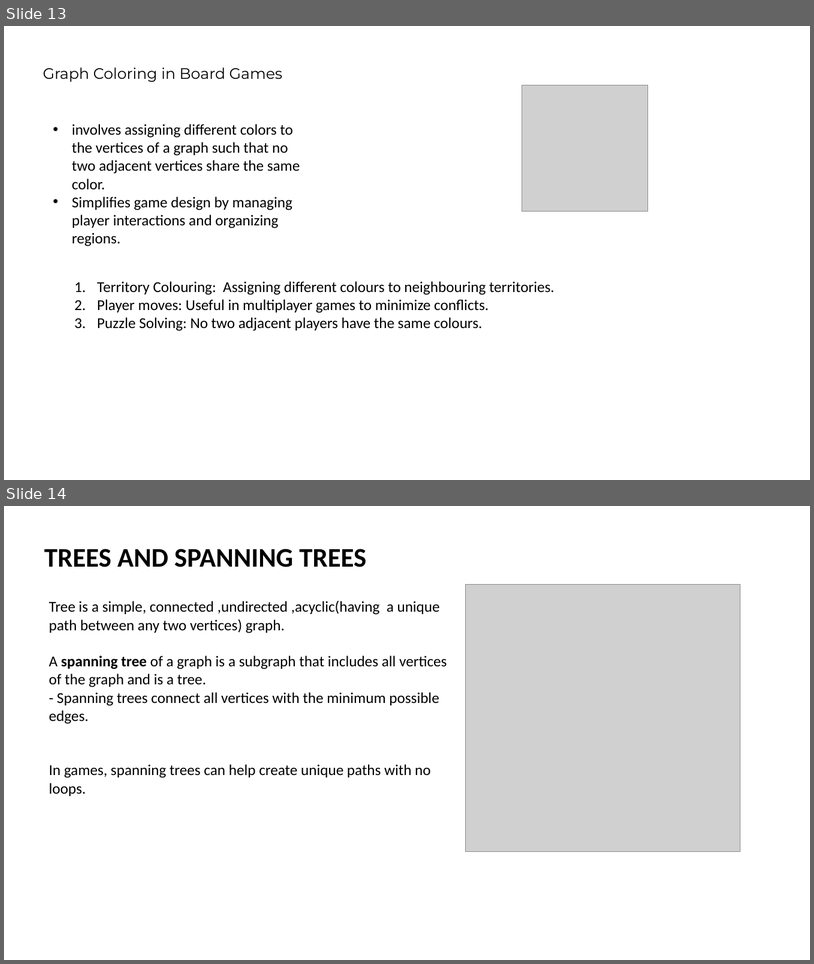
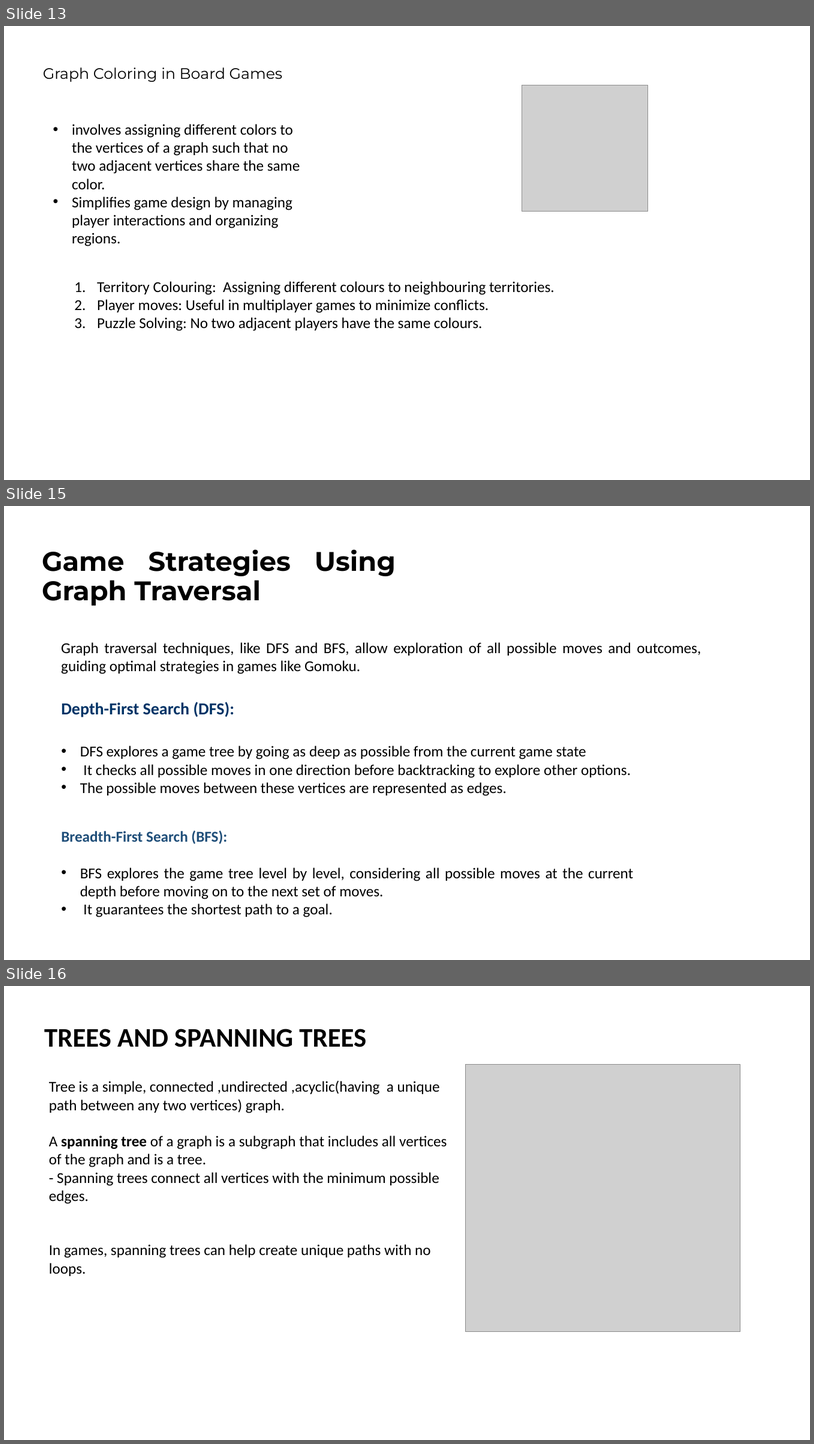
Before and after one commit to ibmbt/group5_graphtheory, a slide deck: group5_graphtheory.pptx. Shown one above the other, each under a label of ours: slides 13 and 14 before the commit, slides 13, 15 and 16 after it; the slides between them are not shown. The pictures are 814x964 and 814x1444 pixels, drawn with LibreOffice and Linux fonts; fonts in the diff are those of the drawing; grey boxes stand for pictures. Boxes give left, top, right and bottom in pixels: in the first picture for what was removed or moved away, otherwise in the second. Text is boxed around its words. In the diff, an @@ line names an element or a change of style, - is before the commit and + after.

Commit message:
Update group5_graphtheory.pptx
Uploaded slides about  algorithms like DFS and BFS

```diff
--- a/group5_graphtheory.pptx
+++ b/group5_graphtheory.pptx
@@ slide 15 added at (x1=4, y1=506, x2=810, y2=960), background #FFFFFF @@
@@ title added at (x1=42, y1=549, x2=396, y2=606), 32 pt, text #000000, bold @@
+Game Strategies Using Graph Traversal
@@ text added at (x1=61, y1=642, x2=701, y2=674), 18 pt, text #000000 @@
+Graph traversal techniques, like DFS and BFS, allow exploration of all possible moves and outcomes, guiding optimal strategies in games like Gomoku.
@@ text added at (x1=61, y1=702, x2=235, y2=717), 20 pt, text #003366, bold @@
+Depth-First Search (DFS):
@@ text added at (x1=80, y1=745, x2=631, y2=796), 18 pt, text #000000 @@
+• DFS explores a game tree by going as deep as possible from the current game state
+• It checks all possible moves in one direction before backtracking to explore other options.
+• The possible moves between these vertices are represented as edges.
@@ text added at (x1=61, y1=830, x2=227, y2=844), 18 pt, text #1F4E79, bold @@
+Breadth-First Search (BFS):
@@ text added at (x1=80, y1=867, x2=633, y2=917), 18 pt, text #000000 @@
+• BFS explores the game tree level by level, considering all possible moves at the current depth before moving on to the next set of moves.
+• It guarantees the shortest path to a goal.
@@ what was slide 14 is now slide 16 @@
```
Also in this commit, not shown: 1 other slide added.
